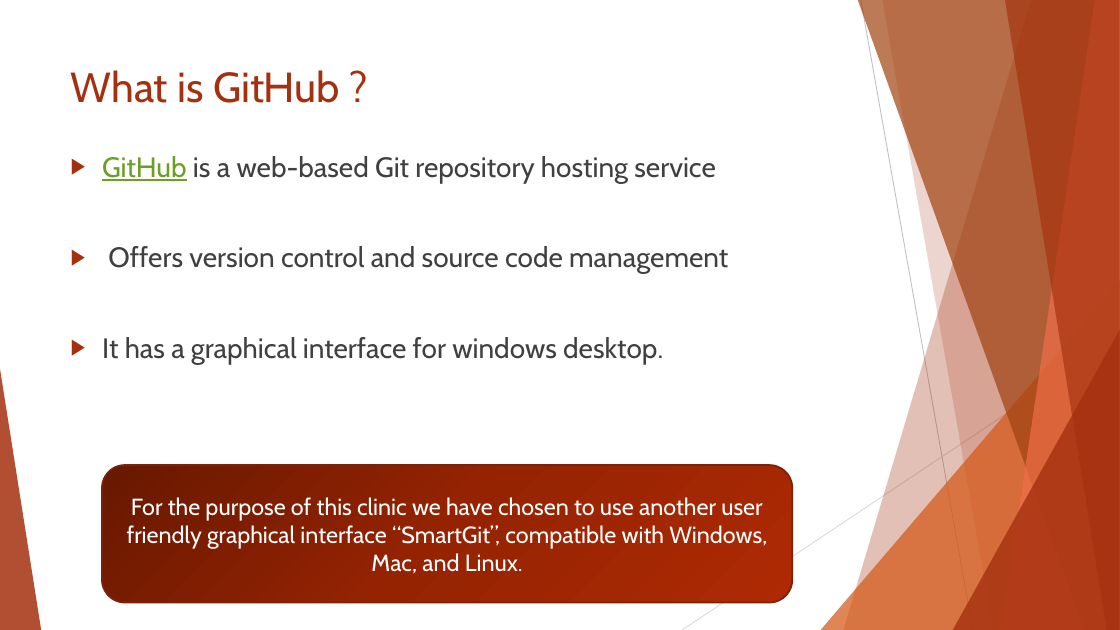
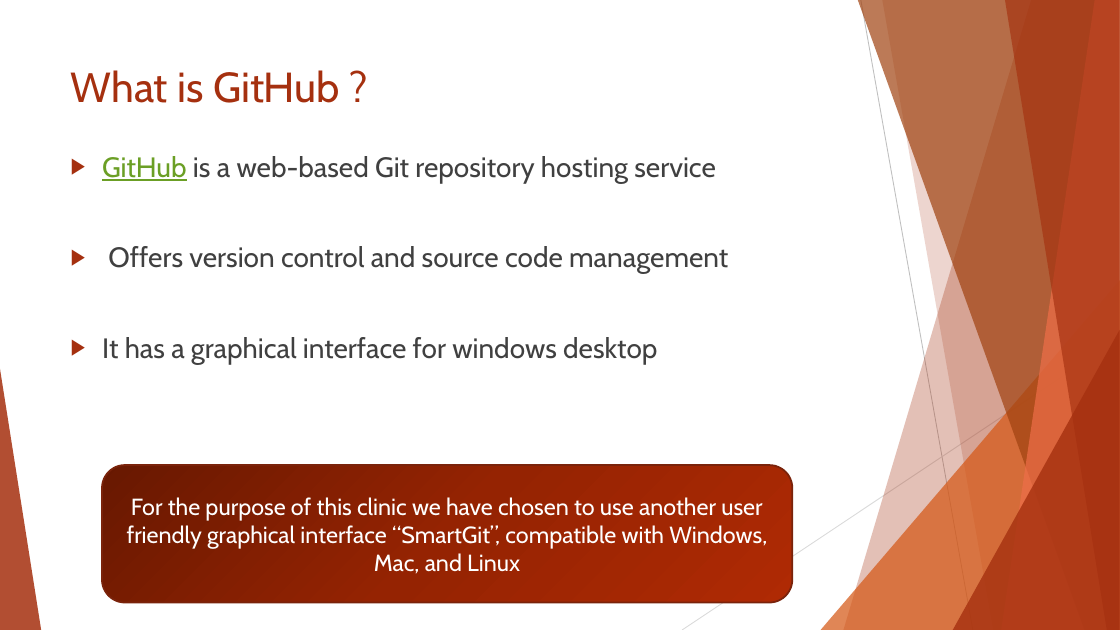
Before and after one commit to ICI3D/Sandbox, a slide deck: slide 3 of IntroToGitHub&SmartGit-v3.1.pptx. Drawn at 1120x630 pixels with LibreOffice and Linux fonts; fonts in the diff are those of the drawing. Boxes give left, top, right and bottom in pixels: in the first picture for what was removed or moved away, otherwise in the second. Text is boxed around its words. In the diff, an @@ line names an element or a change of style, - is before the commit and + after.

```diff
--- a/IntroToGitHub&SmartGit-v3.1.pptx
+++ b/IntroToGitHub&SmartGit-v3.1.pptx
@@ text at [102, 337, 657, 364]: text changed @@
-▶ It has a graphical interface for windows desktop.
+▶ It has a graphical interface for windows desktop
@@ text in rounded rectangle at [127, 497, 767, 573]: text changed @@
-For the purpose of this clinic we have chosen to use another user friendly graphical interface “SmartGit”, compatible with Windows, Mac, and Linux.
+For the purpose of this clinic we have chosen to use another user friendly graphical interface “SmartGit”, compatible with Windows, Mac, and Linux
```
Also in this commit, not shown: 3 other slides changed, 2 slides added, 1 other file.
